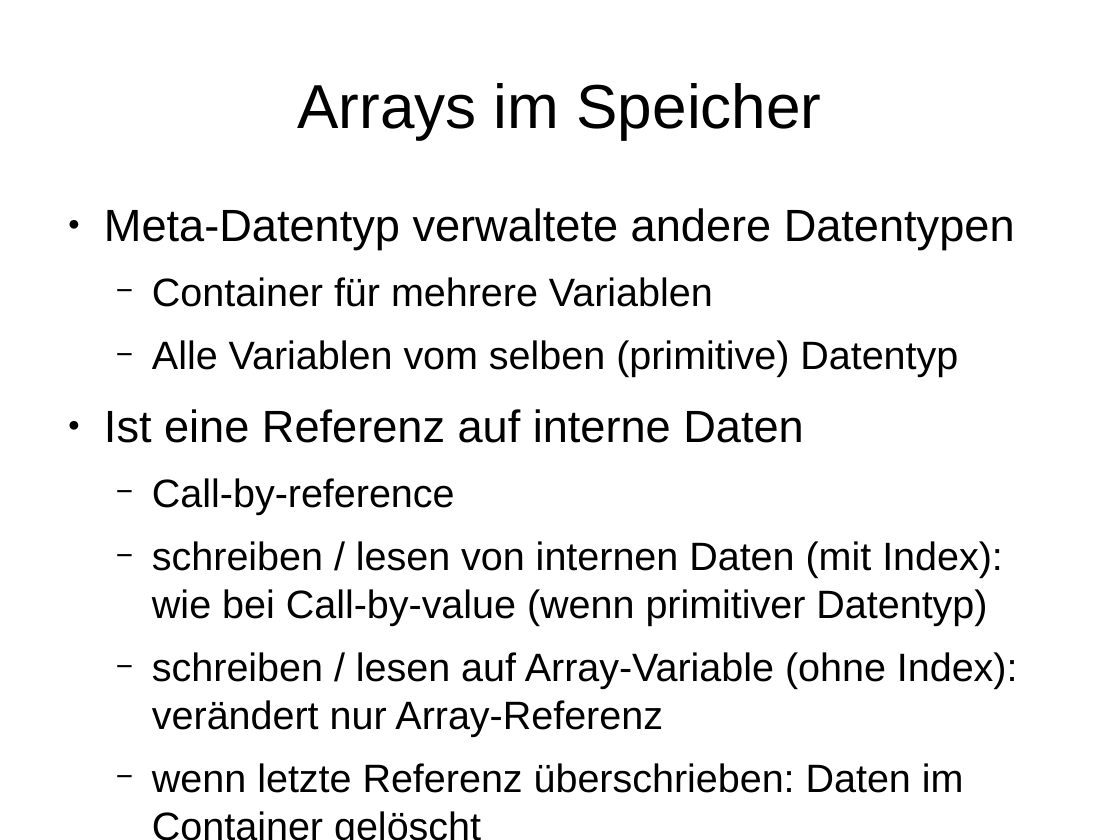
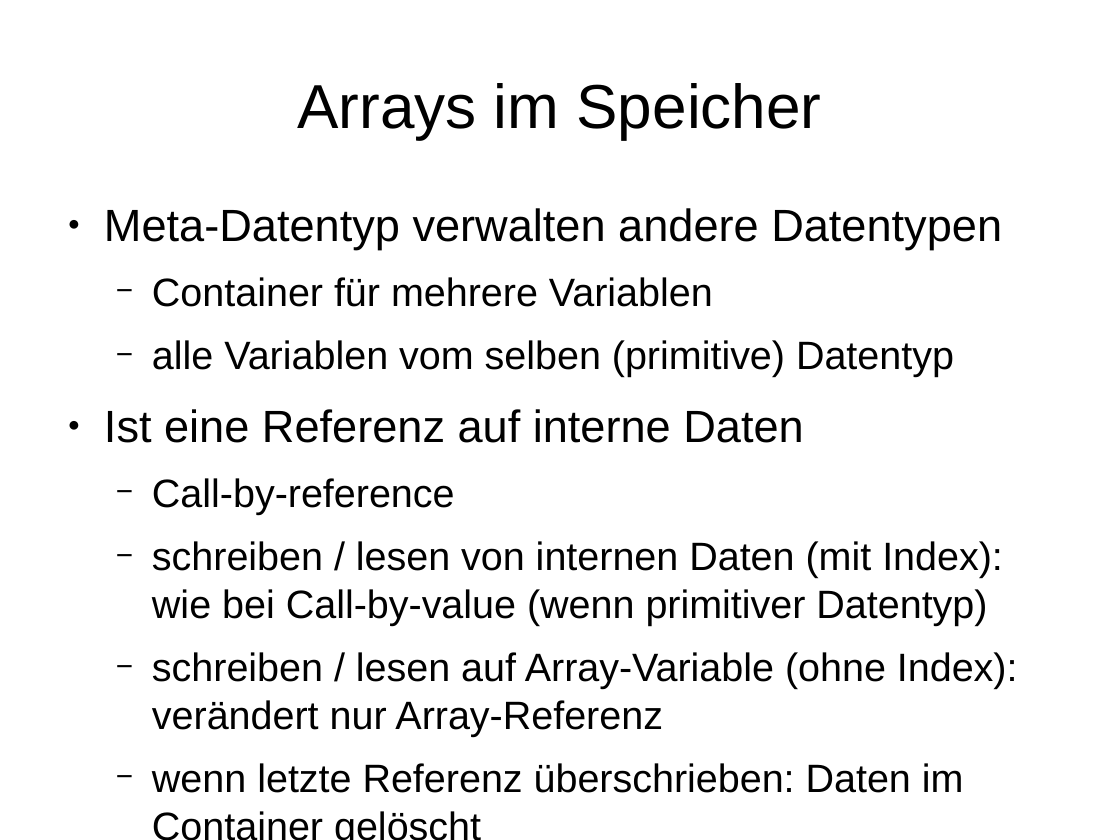
Before and after one commit to mn-io/hello-java, a slide deck: slide 69 of Folien.odp (slide 71 before the commit). Drawn at 1120x840 pixels with LibreOffice and Linux fonts; fonts in the diff are those of the drawing. Boxes give left, top, right and bottom in pixels: in the first picture for what was removed or moved away, otherwise in the second. Text is boxed around its words. In the diff, an @@ line names an element or a change of style, - is before the commit and + after.

Commit message:
folien update

```diff
--- a/Folien.odp
+++ b/Folien.odp
@@ text at bbox=[104, 208, 1002, 250]: text changed @@
-● Meta-Datentyp verwaltete andere Datentypen
+● Meta-Datentyp verwalten andere Datentypen
@@ text at bbox=[152, 340, 954, 377]: text changed @@
-  − Alle Variablen vom selben (primitive) Datentyp
+  − alle Variablen vom selben (primitive) Datentyp
```
Also in this commit, not shown: 12 other slides changed, 3 slides removed, 5 other files.
